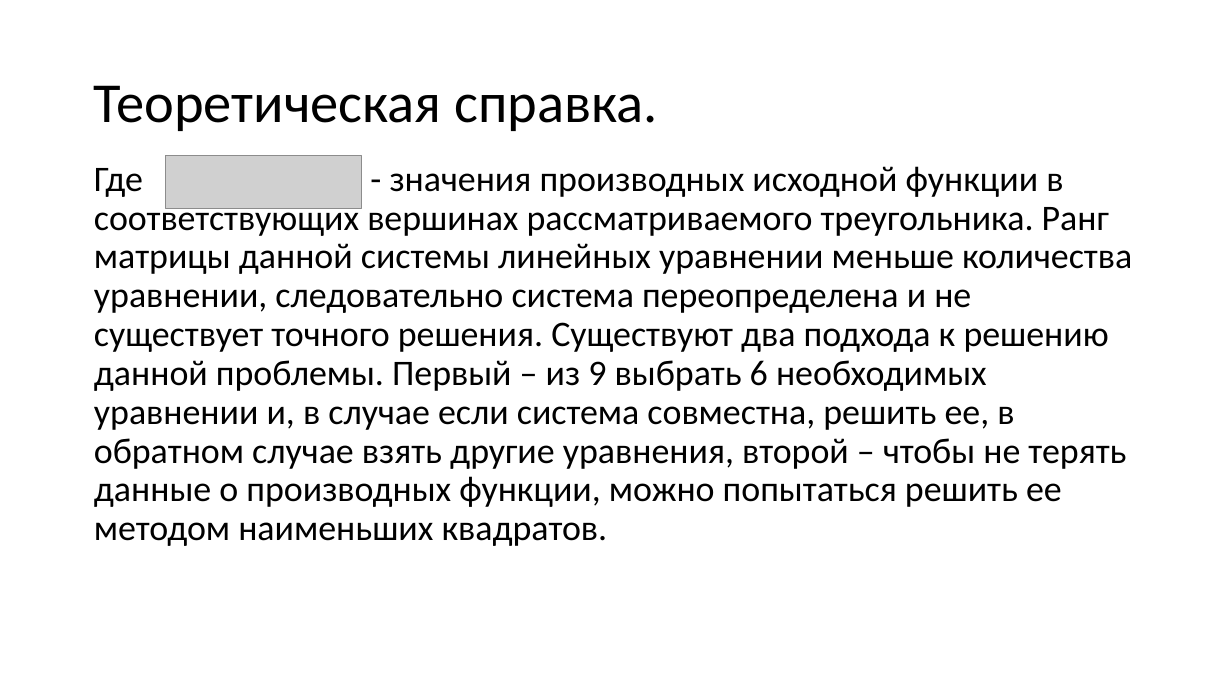
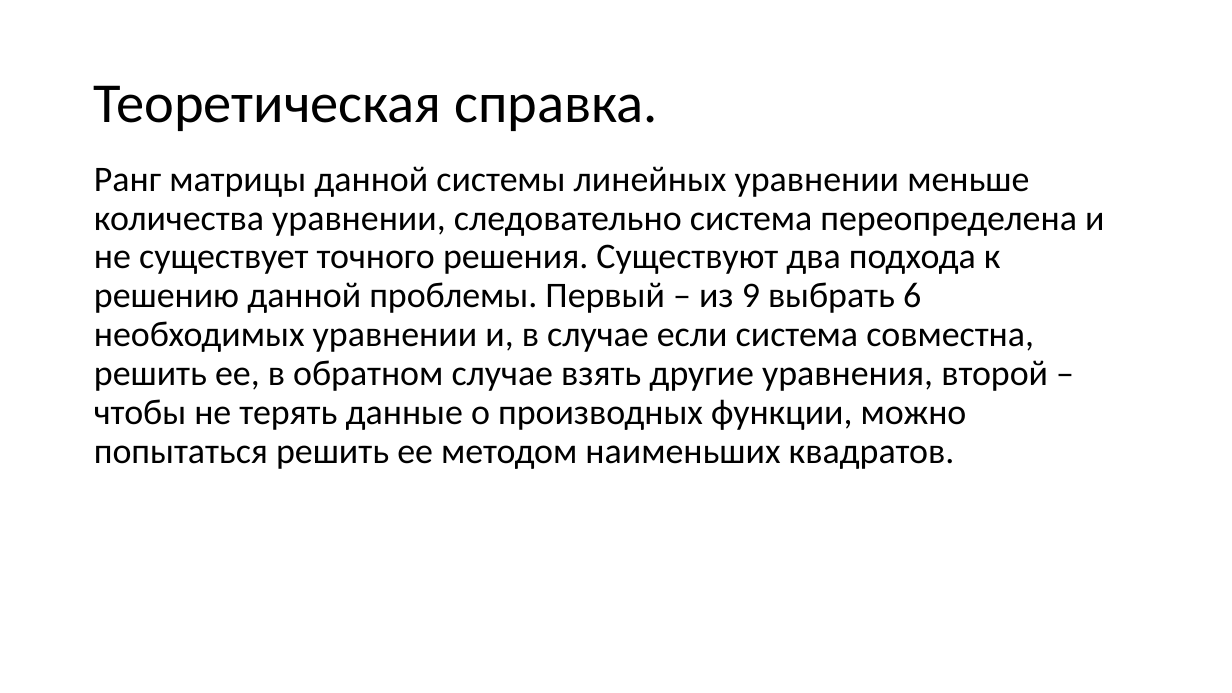
Before and after one commit to cile98/Diplom, a slide deck: slide 10 of diplom.pptx. Drawn at 1232x693 pixels with LibreOffice and Linux fonts; fonts in the diff are those of the drawing; grey boxes stand for pictures. Boxes give left, top, right and bottom in pixels: in the first picture for what was removed or moved away, otherwise in the second. Text is boxed around its words. In the diff, an @@ line names an element or a change of style, - is before the commit and + after.

```diff
--- a/diplom.pptx
+++ b/diplom.pptx
@@ text at box(94, 166, 1104, 469): text changed @@
-Где - значения производных исходной функции в соответствующих вершинах рассматриваемого треугольника. Ранг матрицы данной системы линейных уравнении меньше количества уравнении, следовательно система переопределена и не существует точного решения. Существуют два подхода к решению данной проблемы. Первый – из 9 выбрать 6 необходимых уравнении и, в случае если система совместна, решить ее, в обратном случае взять другие уравнения, второй – чтобы не терять данные о производных функции, можно попытаться решить ее методом наименьших квадратов.
+Ранг матрицы данной системы линейных уравнении меньше количества уравнении, следовательно система переопределена и не существует точного решения. Существуют два подхода к решению данной проблемы. Первый – из 9 выбрать 6 необходимых уравнении и, в случае если система совместна, решить ее, в обратном случае взять другие уравнения, второй – чтобы не терять данные о производных функции, можно попытаться решить ее методом наименьших квадратов.
@@ picture removed at box(165, 155, 361, 208) @@
```
Also in this commit, not shown: 1 other slide changed.
